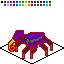
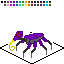
The second 64 x 64 image is a revision of the first. Changes to its layers:
removed layer "outline_red" over [8, 30, 53, 59]
renamed "outline_yellow" to "outline", painted on it over [8, 30, 53, 59]
